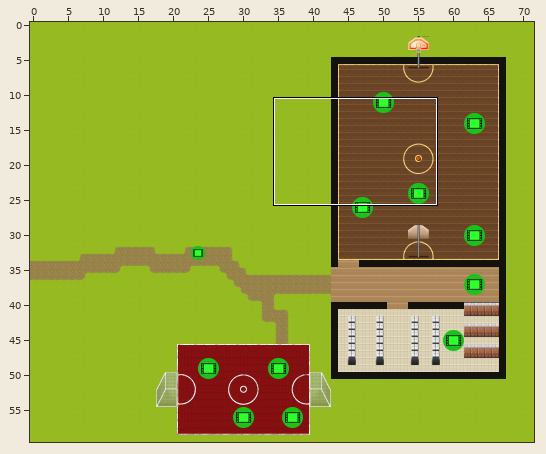
An edit to a level. Tiled map (JSON), optimized/maps/sport.json. The picture above shows the old version from afar; the outline marks the close-up.
Close-up. The starting point:
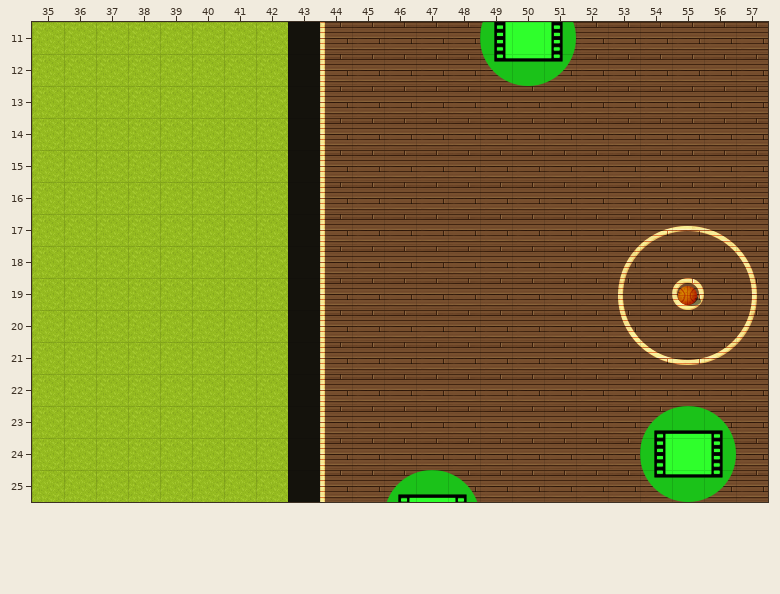
Cells are 32x32 px. Shown: x 35..57, y 11..25. The commit also changed other parts of the map, which this record leaves out.
And afterwards:
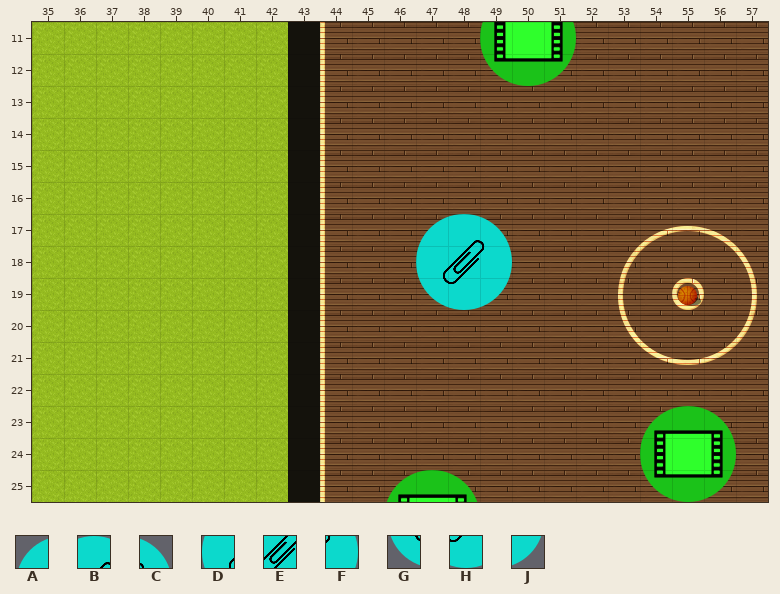
Key: from "Icons": A 33, B 34, C 35, D 44, E 45, F 46, G 55, H 56, J 57.
_ is an empty cell.
Tiles of an added or newly shown layer are drawn over the layers below it.
Difference:
Layer "Website2" (added):
y 17: x 47..49 ___ -> ABC
y 18: x 47..49 ___ -> DEF
y 19: x 47..49 ___ -> GHJ
Boxes around the changes in both close-ups, in picture pixels (x1, y1, x2, y2):
added: (416, 214, 512, 310)
